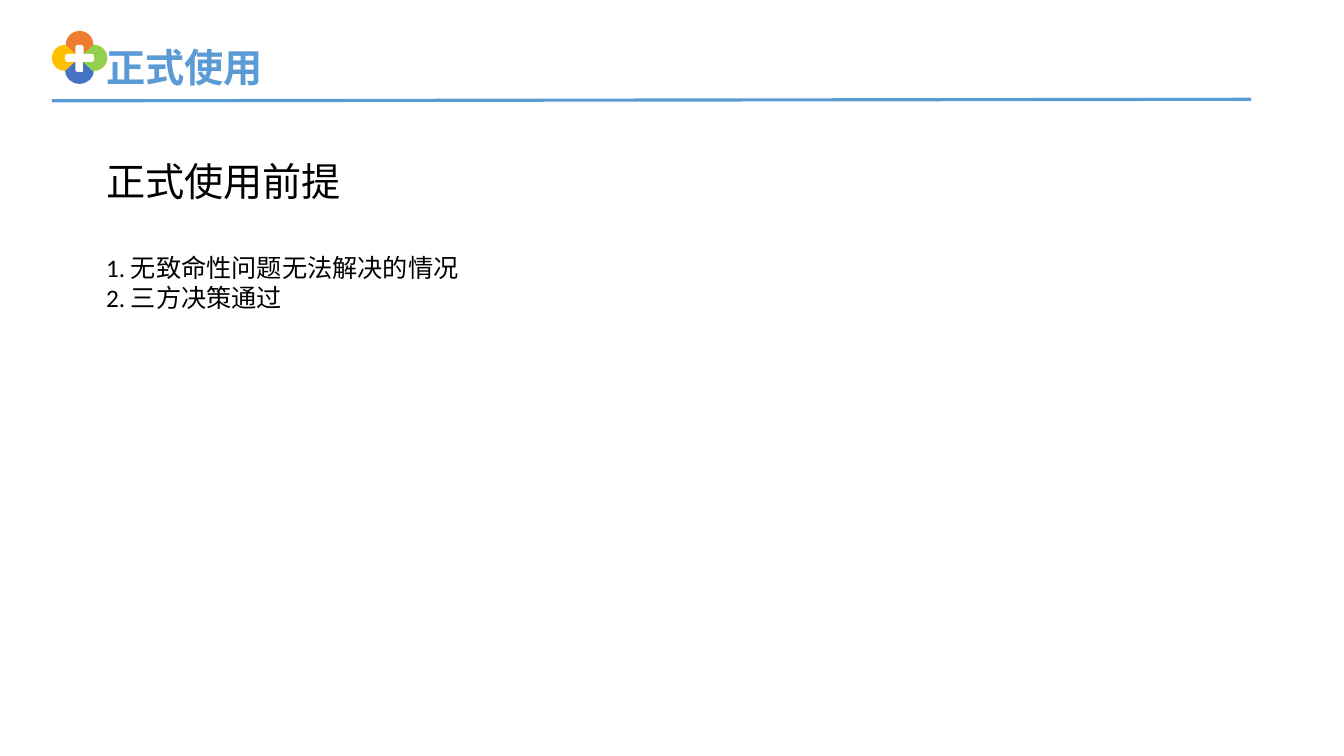
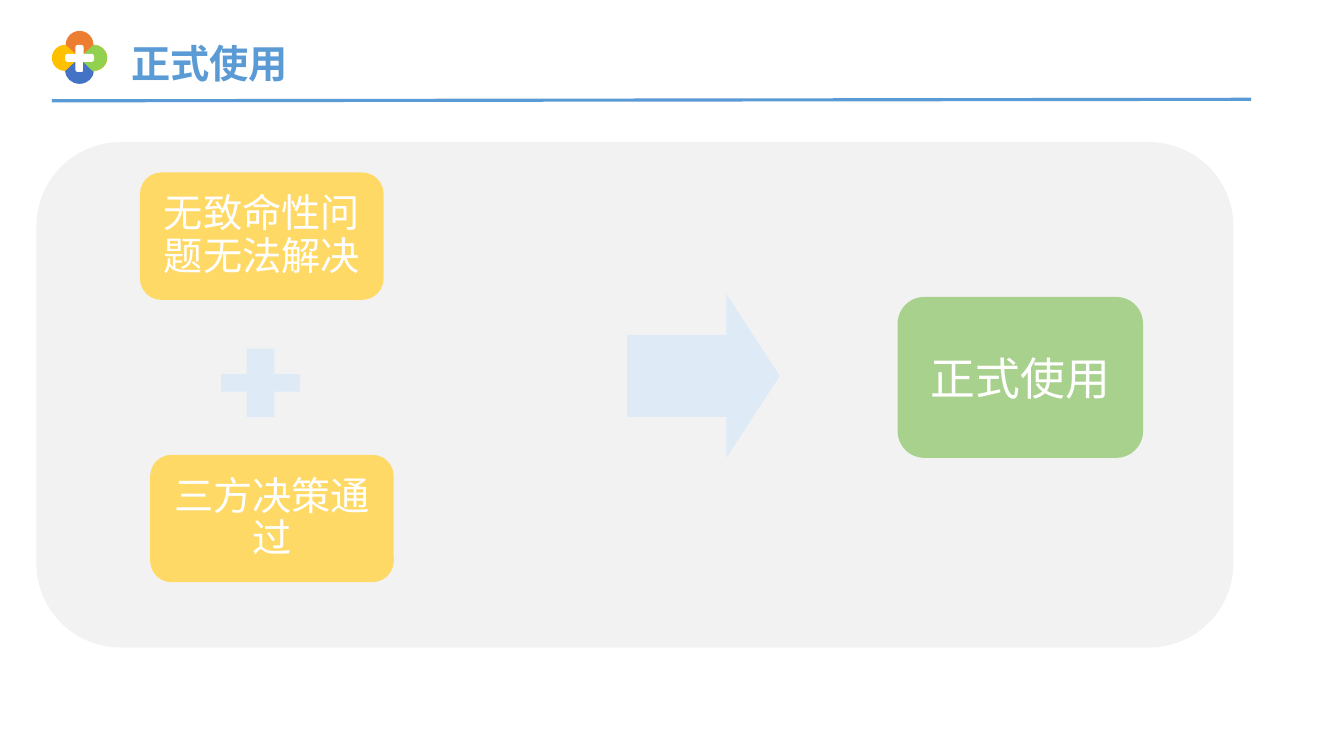
Before and after one commit to yaoxiao1993/ppt, a slide deck: slide 20 of eoLinker接口管理平台分享.pptx. Drawn at 1344x756 pixels with LibreOffice and Linux fonts; fonts in the diff are those of the drawing. Boxes give left, top, right and bottom in pixels: in the first picture for what was removed or moved away, otherwise in the second. Text is boxed around its words. In the diff, an @@ line names an element or a change of style, - is before the commit and + after.

```diff
--- a/eoLinker接口管理平台分享.pptx
+++ b/eoLinker接口管理平台分享.pptx
@@ text "正式使用": place and size @@
-text "正式使用" at [106, 48, 263, 86]
+text "正式使用" at [131, 44, 288, 82]
@@ rounded rectangle added at [36, 142, 1234, 647], fill #F2F2F2 @@
@@ text removed at [106, 163, 459, 309] @@
-正式使用前提
-1. 无致命性问题无法解决的情况
-2. 三方决策通过
@@ rounded rectangle added at [140, 172, 384, 299], fill #FFD966, 28 pt, text #FFFFFF @@
+无致命性问题无法解决
@@ down arrow added at [628, 293, 780, 458], fill #DEEBF7 @@
@@ rounded rectangle added at [898, 297, 1144, 459], fill #A9D18E, 32 pt, text #FFFFFF @@
+正式使用
@@ plus added at [221, 349, 299, 417], fill #DEEBF7 @@
@@ rounded rectangle added at [150, 455, 394, 582], fill #FFD966, 28 pt, text #FFFFFF @@
+三方决策通过
```
Also in this commit, not shown: 6 other slides changed.
